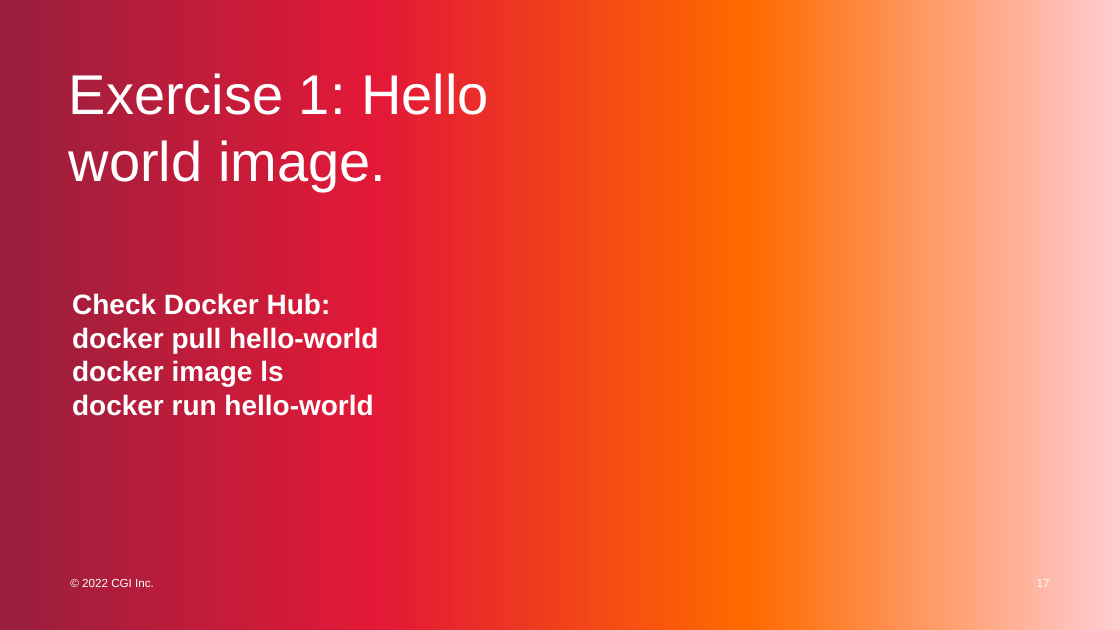
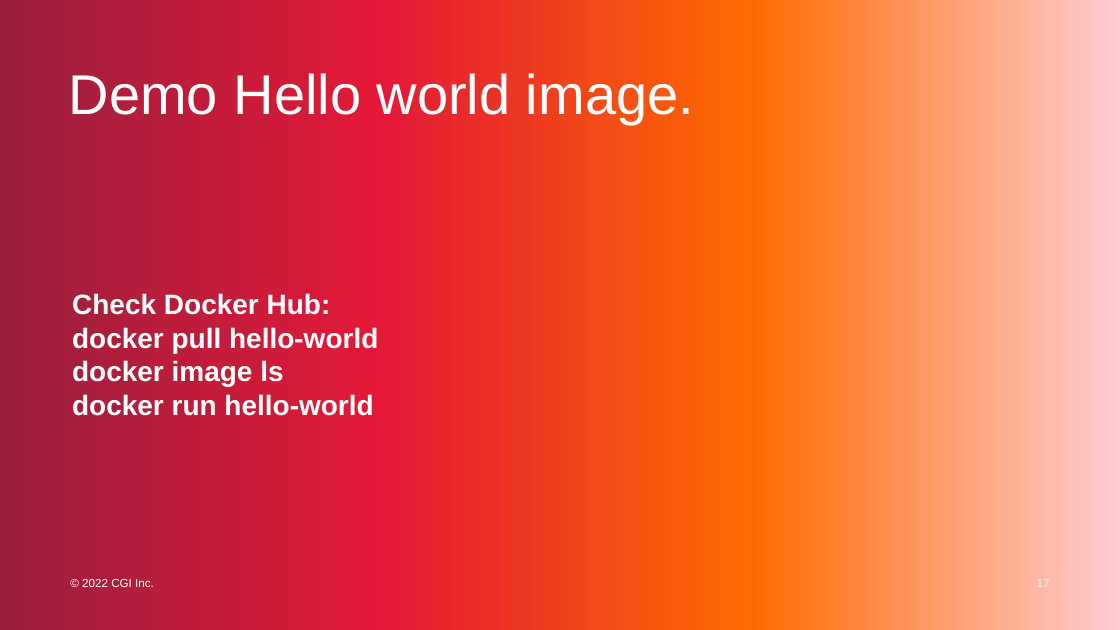
Before and after one commit to favna/docker-workshop, a slide deck: slide 17 of containerization.pptx. Drawn at 1120x630 pixels with LibreOffice and Linux fonts; fonts in the diff are those of the drawing. Boxes give left, top, right and bottom in pixels: in the first picture for what was removed or moved away, otherwise in the second. Text is boxed around its words. In the diff, an @@ line names an element or a change of style, - is before the commit and + after.

```diff
--- a/containerization.pptx
+++ b/containerization.pptx
@@ title at <box>69,73,694,124</box>: text changed @@
-Exercise 1: Hello world image.
+Demo Hello world image.
```
Also in this commit, not shown: 13 other slides changed, 3 slides removed, 30 other files.
